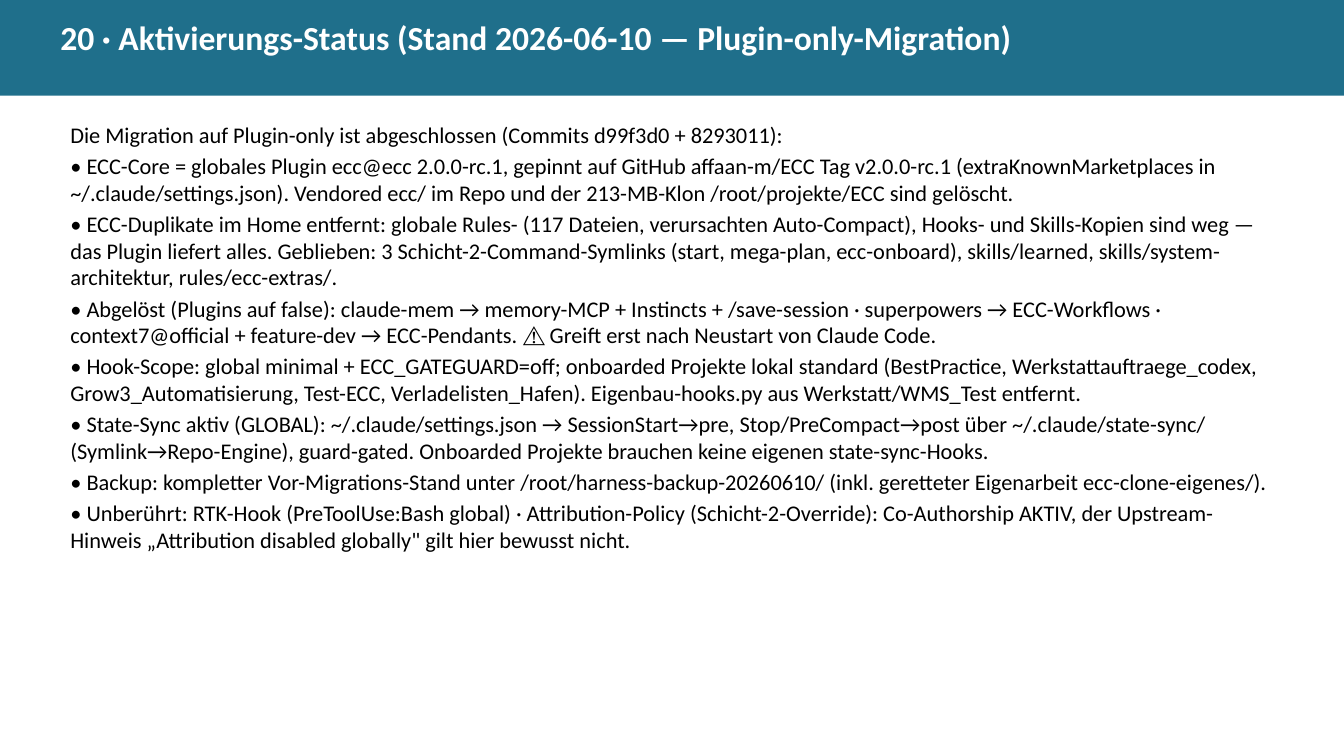
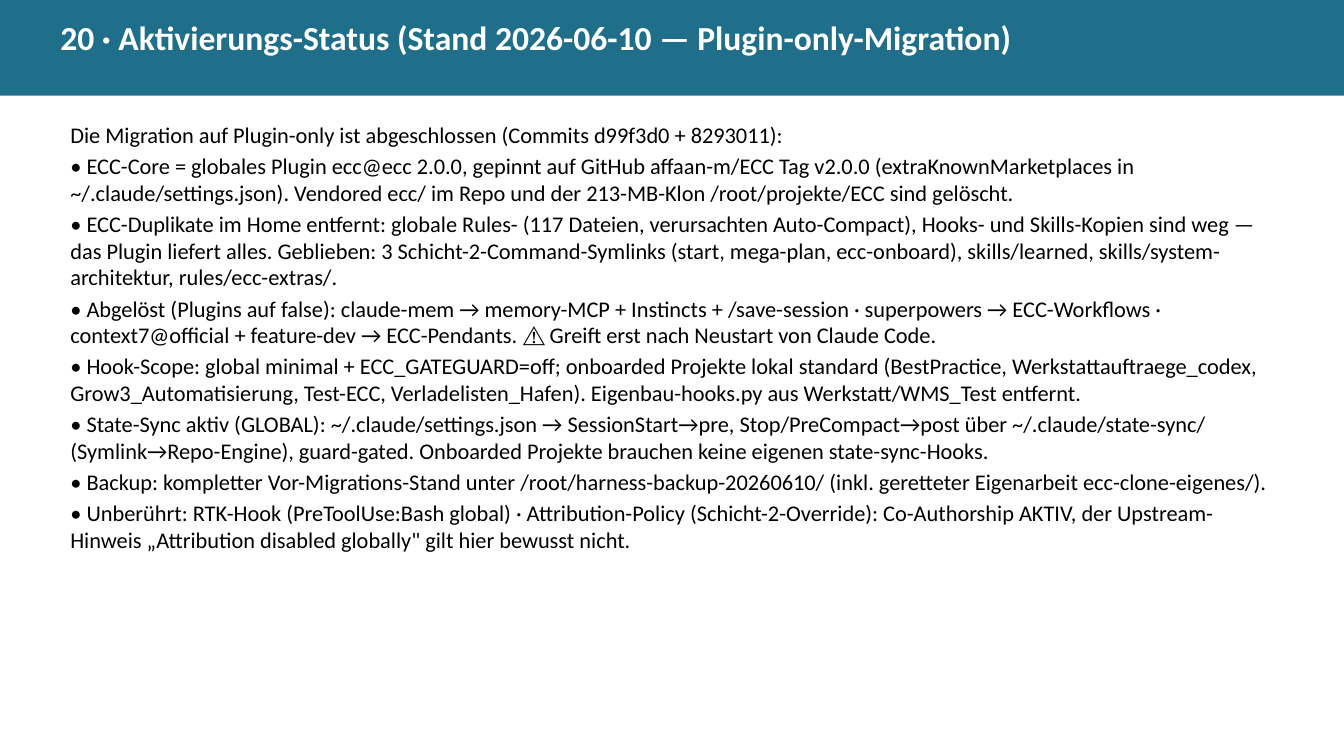
Before and after one commit to Paulee8155/Claude-Code-BestPractice, a slide deck: slide 30 of docs/ECC-Harness-Guide.de.pptx (slide 28 before the commit). Drawn at 1344x756 pixels with LibreOffice and Linux fonts; fonts in the diff are those of the drawing. Boxes give left, top, right and bottom in pixels: in the first picture for what was removed or moved away, otherwise in the second. Text is boxed around its words. In the diff, an @@ line names an element or a change of style, - is before the commit and + after.

```diff
--- a/docs/ECC-Harness-Guide.de.pptx
+++ b/docs/ECC-Harness-Guide.de.pptx
@@ text at (70, 158, 1134, 205): text changed @@
-• ECC-Core = globales Plugin ecc@ecc 2.0.0-rc.1, gepinnt auf GitHub affaan-m/ECC Tag v2.0.0-rc.1 (extraKnownMarketplaces in ~/.claude/settings.json). Vendored ecc/ im Repo und der 213-MB-Klon /root/projekte/ECC sind gelöscht.
+• ECC-Core = globales Plugin ecc@ecc 2.0.0, gepinnt auf GitHub affaan-m/ECC Tag v2.0.0 (extraKnownMarketplaces in ~/.claude/settings.json). Vendored ecc/ im Repo und der 213-MB-Klon /root/projekte/ECC sind gelöscht.
```
Also in this commit, not shown: 8 other slides changed, 2 slides added, 10 other files.
